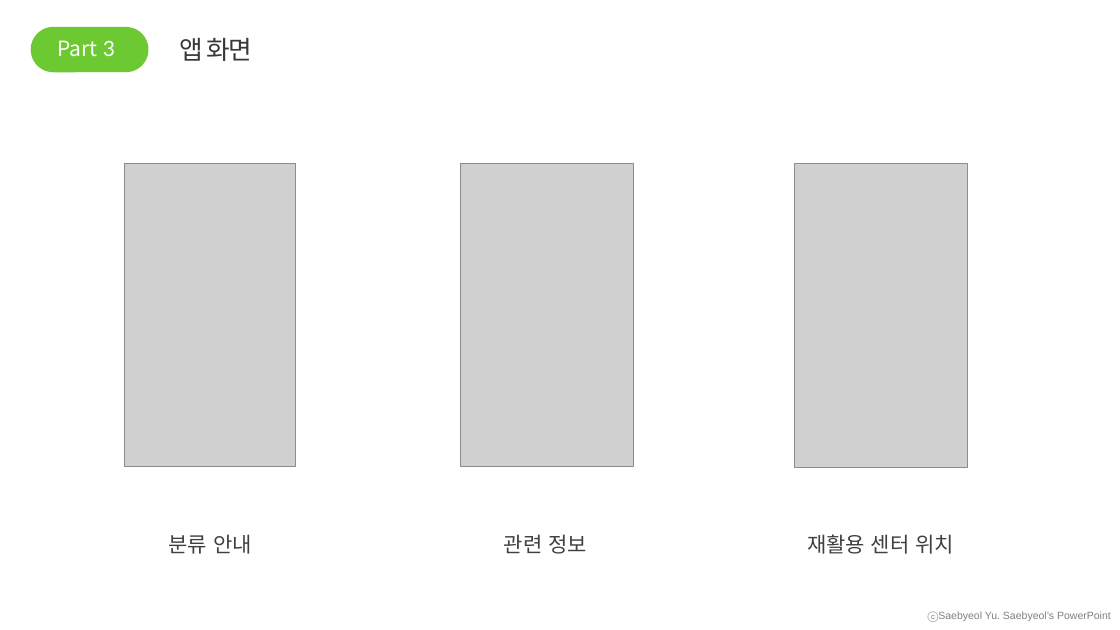
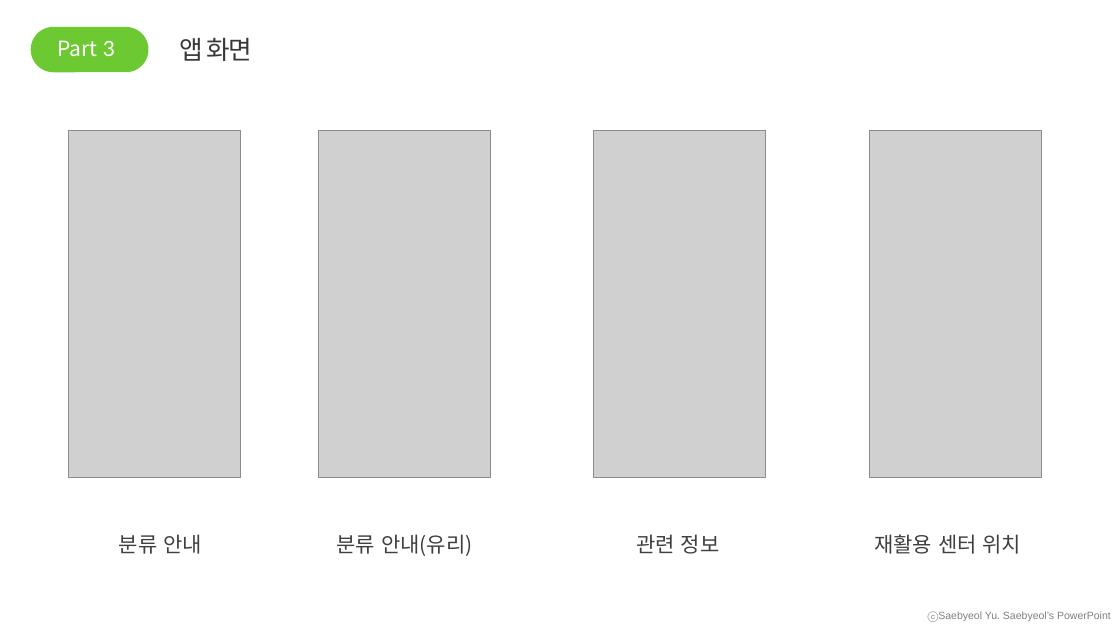
Before and after one commit to kimsungbo1593/mobileApp, a slide deck: slide 6 of mobileAppProject/RecyclingApp/202160040김성보 모바일앱개발.pptx. Drawn at 1120x630 pixels with LibreOffice and Linux fonts; fonts in the diff are those of the drawing; grey boxes stand for pictures. Boxes give left, top, right and bottom in pixels: in the first picture for what was removed or moved away, otherwise in the second. Text is boxed around its words. In the diff, an @@ line names an element or a change of style, - is before the commit and + after.

```diff
--- a/mobileAppProject/RecyclingApp/202160040김성보 모바일앱개발.pptx
+++ b/mobileAppProject/RecyclingApp/202160040김성보 모바일앱개발.pptx
@@ picture added at bbox=[69, 130, 240, 477] @@
@@ picture added at bbox=[318, 130, 490, 477] @@
@@ picture added at bbox=[594, 130, 765, 477] @@
@@ picture added at bbox=[870, 130, 1041, 477] @@
@@ picture removed at bbox=[124, 164, 296, 467] @@
@@ picture removed at bbox=[460, 164, 634, 467] @@
@@ picture removed at bbox=[795, 164, 968, 467] @@
@@ text "분류 안내": place and size @@
-text "분류 안내" at bbox=[169, 534, 252, 554]
+text "분류 안내" at bbox=[119, 534, 202, 554]
@@ text added at bbox=[337, 534, 472, 556], 18 pt, text #404040 @@
+분류 안내(유리)
@@ text "관련 정보": place and size @@
-text "관련 정보" at bbox=[504, 534, 587, 554]
+text "관련 정보" at bbox=[636, 534, 720, 554]
@@ text "재활용 센터 위치": place and size @@
-text "재활용 센터 위치" at bbox=[807, 534, 954, 554]
+text "재활용 센터 위치" at bbox=[874, 534, 1022, 554]
```
Also in this commit, not shown: 2 other slides changed, 1 slide added, 1 slide removed, 1 other file.
